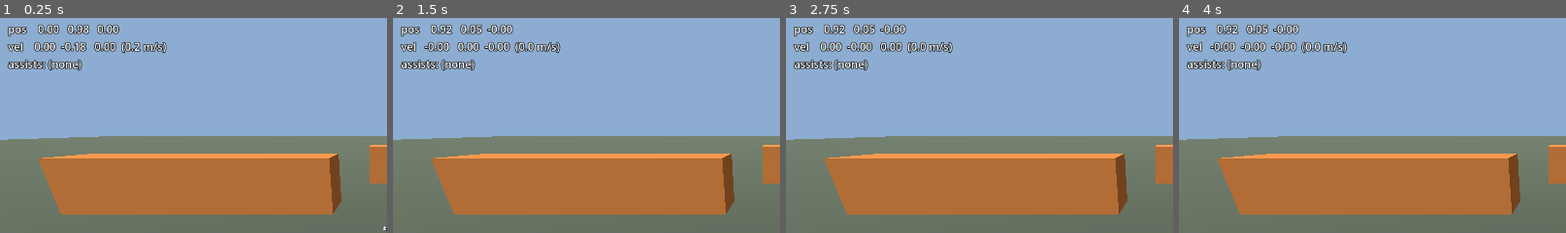
Above: before the commit, frames 1-4 (left to right).
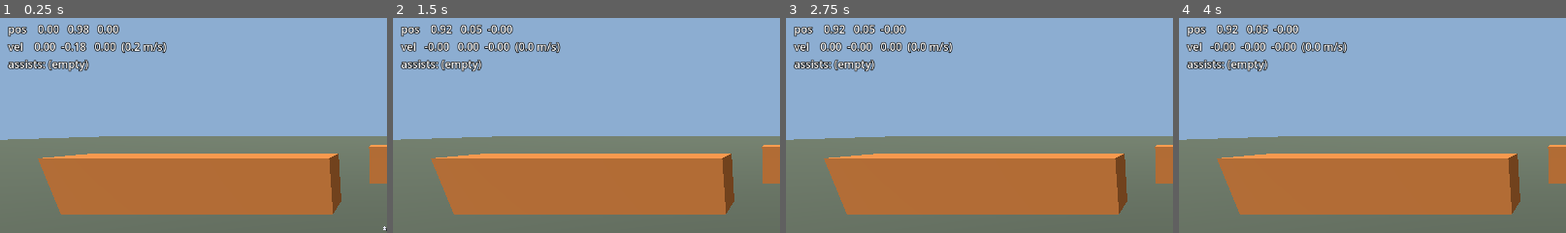
Above: after the commit, the same moments.

Repository: avdrav1/drone-sports
Game: Godot game, scene res://scenes/debug_flight.tscn
Two runs of this game, one before a commit and one after it. Both use one fixed random seed, a clock stepped at 60 frames per second and the inputs below.
Inputs (mouse positions are % of the whole screen's width and height, from its top left):
- Up to frame 1 (0.25 s): no input
- Up to frame 2 (1.5 s): tap Enter at 0.5 s; move the mouse to (72, 44) at 0.52 s; hold Right (roll_right) 0.53-1.25 s; click (72, 44) at 0.67 s; tap Space at 1.25 s; drag from (30, 54) to (45, 70) at 1.27 s
- Up to frame 3 (2.75 s): tap Enter at 2 s; move the mouse to (60, 27) at 2.02 s; hold Right (roll_right) from 2.03 s (still down)
- Up to frame 4 (4 s): release Right (roll_right) at 2.75 s; tap Space at 2.75 s; drag from (45, 70) to (20, 34) at 2.77 s; tap Enter at 3.5 s; move the mouse to (80, 65) at 3.52 s; hold Left (roll_left) from 3.53 s (still down)
The pictures show only the part of the screen within x 0-50%, y 0-50%; the shares and areas given below are measured in that part.

The runs differ from the first frame. In frame 1, 0.3% of the frame differs, in the area x 13-24%, y 19-26%; in frame 2, 0.3%; in frame 3, 0.3%; in frame 4, 0.3%.

Commit message:
Story 1.3: Assist pipeline
Co-Authored-By: Claude Opus 5.5 <noreply@anthropic.com>

Diff:
--- a/scenes/drone/drone.tscn
+++ b/scenes/drone/drone.tscn
@@ -1,6 +1,7 @@
-[gd_scene load_steps=8 format=3]
+[gd_scene load_steps=9 format=3]
 
 [ext_resource type="Script" path="res://scripts/drone/drone.gd" id="1_drone"]
+[ext_resource type="Script" path="res://scripts/drone/assist_pipeline.gd" id="2_pipeline"]
 
 [sub_resource type="BoxShape3D" id="body_shape"]
 size = Vector3(0.4, 0.12, 0.4)
@@ -57,3 +58,6 @@
 [node name="RotorBR" type="MeshInstance3D" parent="."]
 transform = Transform3D(1, 0, 0, 0, 1, 0, 0, 0, 1, 0.15, 0.05, 0.15)
 mesh = SubResource("rotor_mesh")
+
+[node name="Assists" type="Node" parent="."]
+script = ExtResource("2_pipeline")
--- /dev/null
+++ b/scripts/drone/assist.gd
@@ -0,0 +1,12 @@
+class_name Assist
+extends Node
+# One step in the assist pipeline. Reads drone state, rewrites the Intent.
+# Never applies forces or touches the drone's physics: that stays in Drone.
+
+## Matches a property name on AssistStack.
+@export var assist_id: StringName
+@export var enabled := true
+
+## Override. Called every physics frame while enabled, in pipeline order.
+func apply(_intent: Intent, _drone: Drone, _delta: float) -> void:
+	pass
--- /dev/null
+++ b/scripts/drone/assist_pipeline.gd
@@ -0,0 +1,25 @@
+class_name AssistPipeline
+extends Node
+# Runs child Assist nodes in tree order every physics frame, before the mixer.
+
+func assists() -> Array[Assist]:
+	var out: Array[Assist] = []
+	for c in get_children():
+		if c is Assist:
+			out.append(c)
+	return out
+
+func run(intent: Intent, drone: Drone, delta: float) -> void:
+	for a in assists():
+		if a.enabled:
+			a.apply(intent, drone, delta)
+
+func apply_stack(stack: AssistStack) -> void:
+	for a in assists():
+		a.enabled = stack.is_on(a.assist_id)
+
+func summary() -> String:
+	var parts := []
+	for a in assists():
+		parts.append("%s %s" % [a.assist_id, "ON" if a.enabled else "off"])
+	return "(empty)" if parts.is_empty() else ", ".join(parts)
--- /dev/null
+++ b/scripts/drone/assist_stack.gd
@@ -0,0 +1,16 @@
+class_name AssistStack
+extends Resource
+# Which assists are on. Property names are the assist ids.
+
+@export var collision_guard := true
+@export var altitude_hold := true
+@export var auto_level := true
+@export var speed_governor := true
+@export var battery_wind := true
+@export var single_drone_view := true
+
+const IDS: Array[StringName] = [&"collision_guard", &"altitude_hold", &"auto_level",
+	&"speed_governor", &"battery_wind", &"single_drone_view"]
+
+func is_on(id: StringName) -> bool:
+	return id in IDS and get(id)
--- a/scripts/drone/drone.gd
+++ b/scripts/drone/drone.gd
@@ -20,6 +20,9 @@
 
 ## Where intent comes from. Null means motor thrusts are set directly.
 @export var intent_source: IntentSource
+
+## Assists that rewrite intent before the mixer. Optional.
+@onready var assists: AssistPipeline = get_node_or_null("Assists")
 
 ## The intent the mixer used this frame.
 var intent := Intent.new()
@@ -49,14 +52,19 @@
 func hover_thrust() -> float:
 	return mass * gravity() / MOTOR_COUNT
 
+func assist_summary() -> String:
+	return assists.summary() if assists else "(none)"
+
 func set_motor_thrusts(thrusts: PackedFloat32Array) -> void:
 	motor_thrusts = thrusts
 
 # Forces are queued here, before the physics step that integrates them, so thrust
 # set on a frame acts on that same frame's step.
-func _physics_process(_delta: float) -> void:
+func _physics_process(delta: float) -> void:
 	if intent_source:
 		intent = intent_source.read_intent()
+		if assists:
+			assists.run(intent, self, delta)
 		motor_thrusts = Mixer.mix(intent, max_thrust)
 	var basis := global_transform.basis
 	var up := basis.y
--- a/tests/sim.gd
+++ b/tests/sim.gd
@@ -13,6 +13,35 @@
 	for i in n:
 		await tree().physics_frame
 
+## Note: process_frame fires before nodes' _process, so wait 2 to observe a _process update.
 static func process_frames(n: int) -> void:
 	for i in n:
 		await tree().process_frame
+
+const DRONE := preload("res://scenes/drone/drone.tscn")
+
+## An IntentSource that returns a copy of `value` every frame.
+class FixedSource extends IntentSource:
+	var value := Intent.new()
+	func read_intent() -> Intent:
+		return value.copy()
+
+static func intent(throttle := 0.0, pitch := 0.0, roll := 0.0, yaw := 0.0) -> Intent:
+	var i := Intent.new()
+	i.throttle = throttle
+	i.pitch = pitch
+	i.roll = roll
+	i.yaw = yaw
+	return i
+
+## Spawns a drone in the tree driven by a FixedSource. Its assists start empty
+## unless you add some; returns the drone. Change the intent via drone.intent_source.value.
+static func drone(with_intent: Intent, position := Vector3(0, 20, 0)) -> Drone:
+	var d: Drone = DRONE.instantiate()
+	var src := FixedSource.new()
+	src.value = with_intent
+	d.add_child(src)
+	d.intent_source = src
+	add(d)
+	d.global_position = position
+	return d
--- /dev/null
+++ b/tests/test_assist_pipeline.gd
@@ -0,0 +1,92 @@
+extends RefCounted
+# Story 1.3: assist pipeline.
+
+const Sim = preload("res://tests/sim.gd")
+
+class ZeroPitch extends Assist:
+	func apply(intent: Intent, _drone: Drone, _delta: float) -> void:
+		intent.pitch = 0.0
+
+class SetPitch extends Assist:
+	var value := 0.5
+	func apply(intent: Intent, _drone: Drone, _delta: float) -> void:
+		intent.pitch = value
+
+class DoublePitch extends Assist:
+	func apply(intent: Intent, _drone: Drone, _delta: float) -> void:
+		intent.pitch *= 2.0
+
+func test_enabled_assist_is_honored() -> bool:
+	var d := Sim.drone(Sim.intent(0.0, 1.0))
+	var stub := ZeroPitch.new()
+	d.assists.add_child(stub)
+	await Sim.physics_frames(1)
+	var ok := d.intent.pitch == 0.0
+	d.free()
+	return ok
+
+func test_disabled_assist_is_skipped() -> bool:
+	var d := Sim.drone(Sim.intent(0.0, 1.0))
+	var stub := ZeroPitch.new()
+	stub.enabled = false
+	d.assists.add_child(stub)
+	await Sim.physics_frames(1)
+	var ok := d.intent.pitch == 1.0
+	d.free()
+	return ok
+
+func test_toggle_live() -> bool:
+	var d := Sim.drone(Sim.intent(0.0, 1.0))
+	var stub := ZeroPitch.new()
+	d.assists.add_child(stub)
+	await Sim.physics_frames(1)
+	var on := d.intent.pitch == 0.0
+	stub.enabled = false
+	await Sim.physics_frames(1)
+	var off := d.intent.pitch == 1.0
+	d.free()
+	return on and off
+
+func test_runs_in_order_every_frame() -> bool:
+	var d := Sim.drone(Sim.intent())
+	var set := SetPitch.new()
+	d.assists.add_child(set)
+	d.assists.add_child(DoublePitch.new())
+	var ok := true
+	for i in 5:
+		set.value = 0.1 * i
+		await Sim.physics_frames(1)
+		ok = ok and is_equal_approx(d.intent.pitch, 0.2 * i)
+	d.assists.move_child(set, 1) # double first, then set: set wins
+	await Sim.physics_frames(1)
+	ok = ok and is_equal_approx(d.intent.pitch, set.value)
+	d.free()
+	return ok
+
+func test_apply_stack_sets_enabled_by_id() -> bool:
+	var pipeline := AssistPipeline.new()
+	var a := ZeroPitch.new()
+	a.assist_id = &"auto_level"
+	var b := ZeroPitch.new()
+	b.assist_id = &"collision_guard"
+	pipeline.add_child(a)
+	pipeline.add_child(b)
+	var stack := AssistStack.new()
+	stack.collision_guard = false
+	pipeline.apply_stack(stack)
+	var ok := a.enabled and not b.enabled
+	pipeline.free()
+	return ok
+
+func test_readout_shows_stack() -> bool:
+	var scene: Node = Sim.add(load("res://scenes/debug_flight.tscn").instantiate())
+	var stub := ZeroPitch.new()
+	stub.assist_id = &"stub_assist"
+	scene.get_node("Drone/Assists").add_child(stub)
+	await Sim.process_frames(2)
+	var text: String = scene.get_node("HUD/Readout").text
+	stub.enabled = false
+	await Sim.process_frames(2)
+	var text_off: String = scene.get_node("HUD/Readout").text
+	scene.free()
+	return text.contains("stub_assist ON") and text_off.contains("stub_assist off")
Not shown, added: scripts/drone/assist.gd.uid
Not shown, added: scripts/drone/assist_pipeline.gd.uid
Not shown, added: scripts/drone/assist_stack.gd.uid
Not shown, added: tests/test_assist_pipeline.gd.uid
Not shown, changed: docs/BACKLOG.md
